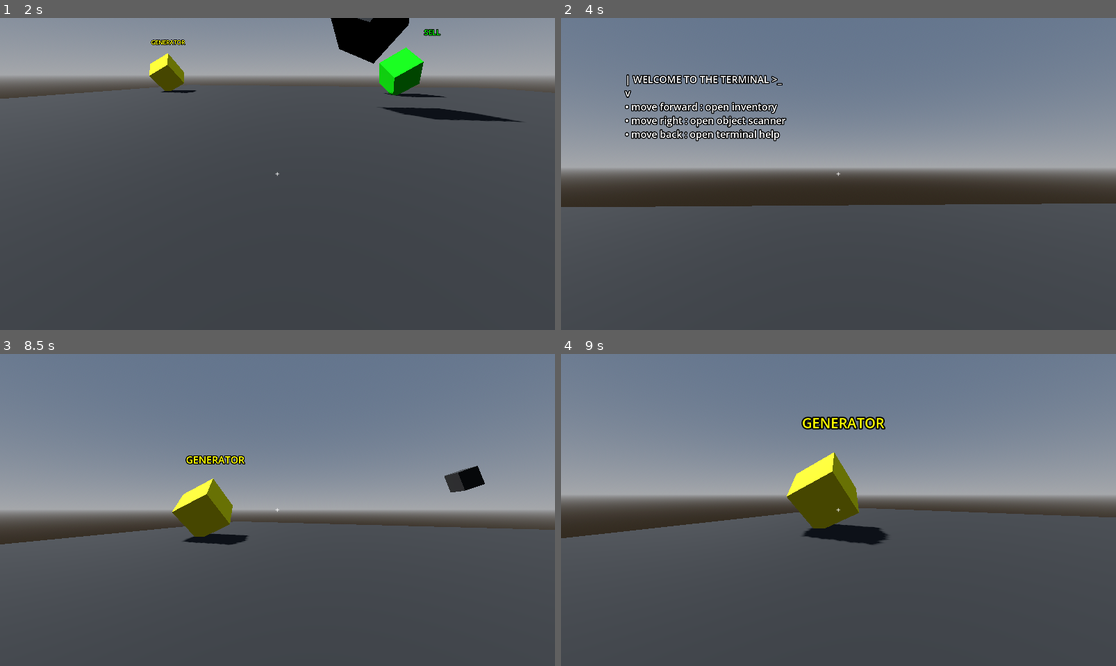
Above: before the commit, frames 1-4 (two rows, left to right).
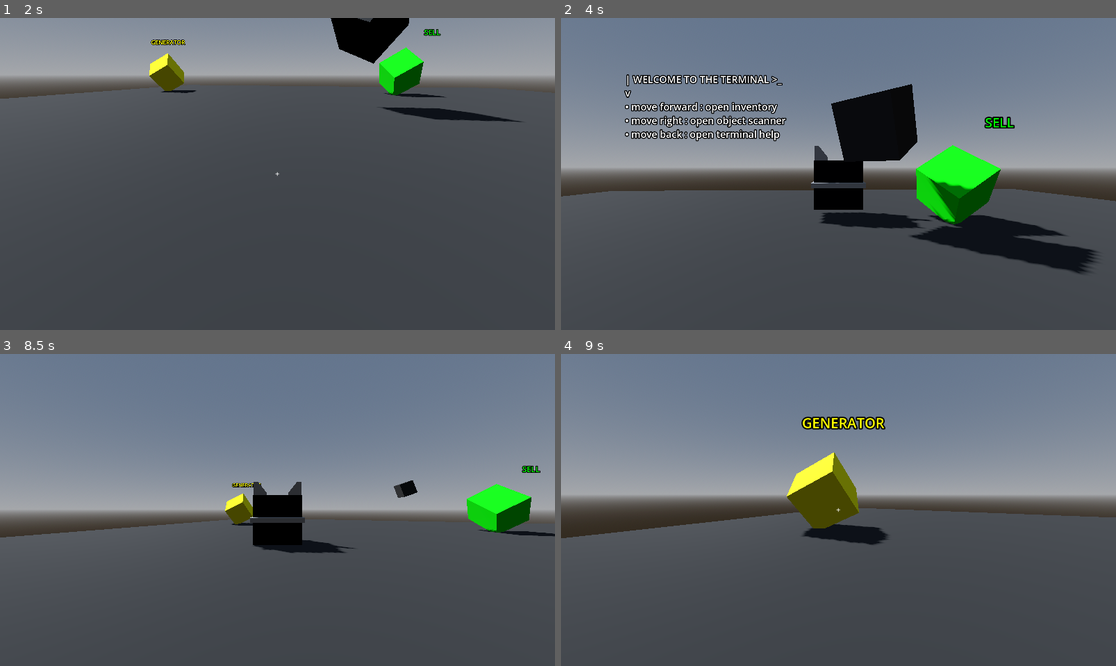
Above: after the commit, the same moments.

Repository: RazerSenta/MATEXT_Core
Game: Godot game, scene res://main_world.tscn
Two runs of this game, one before a commit and one after it. Both use one fixed random seed, a clock stepped at 60 frames per second and the inputs below.
Inputs (mouse positions are in pixels of both pictures, inside the frame that each line leads up to):
- Up to frame 1 (2 s): tap Enter (ui_accept) at 0.5, 0.77 s; move the mouse to (399, 158) at 0.52 s; hold Right (ui_right) 0.53-1.25 s; hold X (cursor_enable) 0.53-1.25 s; click (399, 158) at 0.6 s; drag from (166, 189) to (249, 236) at 1.27 s
- Up to frame 2 (4 s): tap Enter (ui_accept) at 2, 3.02, 3.77 s; move the mouse to (849, 167) at 2.02 s; hold Up (ui_up) from 2.03 s (still down); tap E (open_terminal) at 2.1 s; tap Shift (sprint) at 2.3, 2.85 s; move the mouse to (832, 180) at 2.77 s; tap C (zoom) at 3.05, 3.6 s; move the mouse to (877, 177) at 3.52 s; tap V (view_mode, bound only after the commit) at 3.8 s
- Up to frame 3 (8.5 s): move the mouse to (233, 506) at 4.27 s; tap V (view_mode, bound only after the commit) at 4.35, 8.3 s; tap Enter (ui_accept) at 4.52, 6.5, 6.77, 7.52 s; click (233, 506) at 4.55 s; move the mouse to (283, 510) at 5.02 s; hold X (cursor_enable) 5.03-5.75 s; click (283, 510) at 5.1 s; release Up (ui_up) at 5.75 s; tap R (respawn) at 5.75, 8 s; drag from (194, 432) to (166, 525) at 5.77 s; move the mouse to (305, 510) at 6.52 s; hold Up (ui_up) from 6.53 s (still down); tap E (open_terminal) at 6.6 s; tap Shift (sprint) at 6.8, 7.35 s; move the mouse to (249, 510) at 7.27 s; tap C (zoom) at 7.55, 8.1 s; move the mouse to (288, 503) at 8.02 s
- Up to frame 4 (9 s): move the mouse to (832, 516) at 8.77 s; release Up (ui_up) at 8.78 s; hold Left (ui_left) from 8.78 s (still down); tap V (view_mode, bound only after the commit) at 8.85 s

Frame 1 is identical in both runs. In frame 2, 14% of the frame differs, in the area x 0-100%, y 21-82%; in frame 3, 7.3%; in frame 4, nothing differs.

Commit message:
Add 3 features and Refactoring
add joystick, camera movement to mobile player, and camera mode third person

Diff:
--- a/matext-core/generator.gd
+++ b/matext-core/generator.gd
@@ -17,12 +17,12 @@
 		elif command == 'down':
 			while user.inventory['money'] > id['status']['upgrade_costs']:
 				upgrade(user)
-				return 'back_to_status'
+			return 'back_to_status'
 func upgrade(user):
+	user.inventory['money'] -= id['status']['upgrade_costs']
 	id['status']['level'] += 1
 	id['status']['items_per_tick'] *= 2
 	id['status']['upgrade_costs'] *= 2
-	user.inventory['money'] -= id['status']['upgrade_costs']
 	var text_label = str(id['status']['name']) + "\nLvl: " + str(id['status']['level'])
 	label.text = text_label
 
--- a/matext-core/main_world.tscn
+++ b/matext-core/main_world.tscn
@@ -74,35 +74,35 @@
 [node name="CollisionShape3D" type="CollisionShape3D" parent="player" unique_id=2036445492]
 shape = SubResource("BoxShape3D_gy3sr")
 
-[node name="MeshInstance3D" type="MeshInstance3D" parent="player/CollisionShape3D" unique_id=1729619725]
+[node name="cat" type="MeshInstance3D" parent="player/CollisionShape3D" unique_id=1729619725]
 material_override = SubResource("StandardMaterial3D_1lwx6")
 mesh = SubResource("BoxMesh_dsnr4")
 
-[node name="MeshInstance3D" type="MeshInstance3D" parent="player/CollisionShape3D/MeshInstance3D" unique_id=503866998]
+[node name="EarRight" type="MeshInstance3D" parent="player/CollisionShape3D/cat" unique_id=503866998]
 transform = Transform3D(1, 0, 0, 0, 1, 0, 0, 0, 1, 0.4, 0.5, -0.15)
 mesh = SubResource("BoxMesh_43o5b")
 
-[node name="MeshInstance3D" type="MeshInstance3D" parent="player/CollisionShape3D/MeshInstance3D/MeshInstance3D" unique_id=515525922]
+[node name="MeshInstance3D" type="MeshInstance3D" parent="player/CollisionShape3D/cat/EarRight" unique_id=515525922]
 transform = Transform3D(1, 0, 0, 0, 1, 0, 0, 0, 1, -0.05, 0.225, 0)
 mesh = SubResource("PrismMesh_43o5b")
 
-[node name="MeshInstance3D" type="MeshInstance3D" parent="player/CollisionShape3D/MeshInstance3D/MeshInstance3D/MeshInstance3D" unique_id=765483696]
+[node name="MeshInstance3D" type="MeshInstance3D" parent="player/CollisionShape3D/cat/EarRight/MeshInstance3D" unique_id=765483696]
 transform = Transform3D(1, 0, 0, 0, 1, 0, 0, 0, 1, 0.15, 0, 0)
 mesh = SubResource("BoxMesh_whfra")
 
-[node name="MeshInstance3D2" type="MeshInstance3D" parent="player/CollisionShape3D/MeshInstance3D" unique_id=960985450]
+[node name="EarLeft" type="MeshInstance3D" parent="player/CollisionShape3D/cat" unique_id=960985450]
 transform = Transform3D(1, 0, 0, 0, 1, 0, 0, 0, 1, -0.4, 0.5, -0.15)
 mesh = SubResource("BoxMesh_43o5b")
 
-[node name="MeshInstance3D" type="MeshInstance3D" parent="player/CollisionShape3D/MeshInstance3D/MeshInstance3D2" unique_id=627048807]
+[node name="MeshInstance3D" type="MeshInstance3D" parent="player/CollisionShape3D/cat/EarLeft" unique_id=627048807]
 transform = Transform3D(1, 0, 0, 0, 1, 0, 0, 0, 1, 0.05, 0.225, 0)
 mesh = SubResource("PrismMesh_3etub")
 
-[node name="MeshInstance3D" type="MeshInstance3D" parent="player/CollisionShape3D/MeshInstance3D/MeshInstance3D2/MeshInstance3D" unique_id=875582346]
+[node name="MeshInstance3D" type="MeshInstance3D" parent="player/CollisionShape3D/cat/EarLeft/MeshInstance3D" unique_id=875582346]
 transform = Transform3D(1, 0, 0, 0, 1, 0, 0, 0, 1, -0.15, 0, 0)
 mesh = SubResource("BoxMesh_whfra")
 
-[node name="miaw" type="MeshInstance3D" parent="player/CollisionShape3D/MeshInstance3D" unique_id=1717377284]
+[node name="miaw" type="MeshInstance3D" parent="player/CollisionShape3D/cat" unique_id=1717377284]
 transform = Transform3D(1.1, 0, 0, 0, 0.1, 0, 0, 0, 1.1, 0, 0, 0)
 mesh = SubResource("BoxMesh_3etub")
 
@@ -111,8 +111,8 @@
 
 [node name="Camera3D" type="Camera3D" parent="player/cameraHandle" unique_id=1913149938]
 
-[node name="terminalDisplay" type="Label3D" parent="player/cameraHandle" unique_id=1795252119]
-transform = Transform3D(0.3, 0, 0, 0, 0.3, 0, 0, 0, 0.3, -1.05, 0.5, -1)
+[node name="terminalDisplay" type="Label3D" parent="player/cameraHandle/Camera3D" unique_id=1795252119]
+transform = Transform3D(0.3, 0, 0, 0, 0.29999998, 0, 0, 0, 0.29999998, -1.05, 0.5, -1)
 horizontal_alignment = 0
 vertical_alignment = 0
 
@@ -121,16 +121,16 @@
 target_position = Vector3(0, 0, -20)
 collide_with_areas = true
 
-[node name="CanvasLayer" type="CanvasLayer" parent="player" unique_id=22412450]
-
-[node name="crosshair" type="CenterContainer" parent="player/CanvasLayer" unique_id=671259685]
+[node name="screen" type="CanvasLayer" parent="player" unique_id=22412450]
+
+[node name="crosshair" type="CenterContainer" parent="player/screen" unique_id=671259685]
 anchors_preset = 15
 anchor_right = 1.0
 anchor_bottom = 1.0
 grow_horizontal = 2
 grow_vertical = 2
 
-[node name="Label" type="Label" parent="player/CanvasLayer/crosshair" unique_id=58249633]
+[node name="Label" type="Label" parent="player/screen/crosshair" unique_id=58249633]
 layout_mode = 2
 text = "+"
 
--- a/matext-core/player.gd
+++ b/matext-core/player.gd
@@ -4,26 +4,38 @@
 const SPEED = 5.0
 const JUMP_VELOCITY = 4.5
 @onready var camera_handle = $cameraHandle
-@onready var terminal_display = $cameraHandle/terminalDisplay
+@onready var terminal_display = $cameraHandle/Camera3D/terminalDisplay
 @onready var ray = $cameraHandle/RayCast3D
 @onready var camera_set = $cameraHandle/Camera3D
-@onready var crosshair = $CanvasLayer/crosshair
-@onready var miaw = $CollisionShape3D/MeshInstance3D/miaw
+@onready var crosshair = $screen/crosshair
+@onready var miaw = $CollisionShape3D/cat/miaw
 var camera_dir = Vector3.ZERO
+var camera_mode_dir = Vector3.ZERO
 var camera_sens = 0.2
 var camera_fov = 75
 var camera_fov_zoom = 10
 var camera_move = true
+var camera_mode = 0
+
 var player_sprint = false
 var player_zoom = false
 var inventory = {'money':200}
 
-var ray_id_get = {}
-var ray_object = ''
-
+#variable for mobile joystick and screen touch
+var joystick_direction = Vector2.ZERO
+var joystick_center = Vector2.ZERO
+var joystick_active = false
+var joystick_touch = -1
+var camera_touch = -1
+
+#variable for save status and name from object scanner
+var scanner_id_get = {}
+var scanner_object = ''
+
+#wow terminal
+var terminal_costum_display = ''
 var terminal_open = ''
 var terminal_on = false
-var terminal_costum_display = ''
 var terminal_menu = {
 	'move forward' : 'open inventory',
 	'move right' : 'open object scanner',
@@ -36,50 +48,21 @@
 	'press [Alt+q]' : 'exit the game',
 	'hold [x]' : 'enable cursor'}
 
-#main terminal system
-func terminal():
-	if terminal_on:
-
-		if terminal_open == 'inventory':
-			#inventory run in _process()
-			pass
-
-		elif terminal_open == 'object_scanner':
-			ray_scanner()
-			terminal_display.text = json_conv("OBJECT SCANNER", ray_id_get['status'] if 'status' in ray_id_get else '') + ('\n________________________________,,,\n' + '• press the object to enter its terminal' if 'menu' and 'status' in ray_id_get else '')
-			terminal_open = 'terminal_access' if 'menu' in ray_id_get and Input.is_action_just_pressed("click") else 'object_scanner'
-
-		elif terminal_open == 'help':
-			terminal_display.text = json_conv("TERMINAL HELP", terminal_help)
-
-		elif terminal_open == 'terminal_access':
-			terminal_display.text = json_conv("TERMINAL ACCESS", ray_id_get['menu'])
-			if ray_object.has_method('terminal'):
-				var output = ray_object.terminal(get_input_direction(), self)
-				if output:
-					if output == 'back_to_status':
-						terminal_open = 'object_status'
-					elif 'display: ' in output:
-						terminal_costum_display = output.replace('display: ', '')
-						terminal_open = 'display_costum'
-
-		elif terminal_open == 'object_status':
-			terminal_display.text = json_conv("OBJECT STATUS", ray_id_get['status'] if 'status' in ray_id_get else '')
-
-		elif terminal_open == 'display_costum':
-			terminal_display.text = terminal_costum_display
-		else:
-			terminal_display.text = json_conv('WELCOME TO THE TERMINAL', terminal_menu)
-			terminal_input()
-	else:
-		terminal_display.text = ''
-		terminal_open = 'menu'
-
-
-func terminal_inventory():
-	if terminal_open == 'inventory':
-		terminal_display.text = json_conv("INVENTORY", inventory)
-func terminal_input():
+func json_conv(title, data):
+	var output = ['| ', title, ' >_\nv\n']
+	for item in data:
+		output.append('• ' + item + ' : ' + str(data[item]) + '\n')
+	return ''.join(output)
+func get_input_direction():
+	if Input.is_action_just_pressed("ui_left"):
+		return 'left'
+	elif Input.is_action_just_pressed("ui_right"):
+		return 'right'
+	elif Input.is_action_just_pressed("ui_up"):
+		return 'up'
+	elif Input.is_action_just_pressed("ui_down"):
+		return 'down'
+func get_input_terminal():
 	if Input.is_action_just_pressed("ui_up"):
 		terminal_open = 'inventory'
 	elif Input.is_action_just_pressed("ui_right"):
@@ -88,22 +71,7 @@
 		terminal_open = 'help'
 	elif Input.is_action_just_pressed("click"):
 		terminal_open = 'terminal_area'
-
-func ray_scanner():
-	if ray.is_colliding():
-		ray_object = ray.get_collider()
-		if ray.get_collider():
-			ray_id_get = ray.get_collider().id if 'id' in ray.get_collider() else {}
-		else:
-			ray_id_get = {}
-	else:
-		ray_id_get = {}
-func json_conv(title, data):
-	var output = ['| ', title, ' >_\nv\n']
-	for item in data:
-		output.append('• ' + item + ' : ' + str(data[item]) + '\n')
-	return ''.join(output)
-func player_press_button():
+func get_input_action():
 	if Input.is_action_just_pressed("sprint"):
 		player_sprint = !player_sprint
 	elif Input.is_action_just_pressed("open_terminal"):
@@ -114,51 +82,142 @@
 		get_tree().quit()
 	elif Input.is_action_just_pressed("zoom"):
 		player_zoom = !player_zoom
-		crosshair.visible = false if player_zoom else true
 		camera_set.fov = 10 if player_zoom else camera_fov
 		camera_sens = 0.05 if player_zoom else 0.2
-
-func get_input_direction():
-	if Input.is_action_just_pressed("ui_left"):
-		return 'left'
-	elif Input.is_action_just_pressed("ui_right"):
-		return 'right'
-	elif Input.is_action_just_pressed("ui_up"):
-		return 'up'
-	elif Input.is_action_just_pressed("ui_down"):
-		return 'down'
-func camera(event):
+	elif Input.is_action_just_pressed("view_mode"):
+		camera_mode += 1
+		if camera_mode == 1:
+			camera_set.position.z = 5
+			miaw.visible = true
+		elif camera_mode == 2:
+			camera_set.position.z = 0
+			camera_handle.rotation_degrees.y = 0
+			camera_mode = 0
+			miaw.visible = false
+
+func terminal_system():
+	if terminal_on:
+
+		if terminal_open == 'inventory':
+			#inventory run in _process()
+			pass
+
+		elif terminal_open == 'object_scanner':
+			if ray.is_colliding():
+				scanner_object = ray.get_collider()
+				if ray.get_collider():
+					scanner_id_get = ray.get_collider().id if 'id' in ray.get_collider() else {}
+				else:
+					scanner_id_get = {}
+			else:
+				scanner_id_get = {}
+			terminal_display.text = json_conv("OBJECT SCANNER", scanner_id_get['status'] if 'status' in scanner_id_get else '') + ('\n________________________________,,,\n' + '• press the object to enter its terminal' if 'menu' in scanner_id_get else '')
+			terminal_open = 'terminal_access' if 'menu' in scanner_id_get and Input.is_action_just_pressed("click") else 'object_scanner'
+
+		elif terminal_open == 'help':
+			terminal_display.text = json_conv("TERMINAL HELP", terminal_help)
+
+		elif terminal_open == 'terminal_access':
+			terminal_display.text = json_conv("TERMINAL ACCESS", scanner_id_get['menu'])
+			if scanner_object.has_method('terminal'):
+				var output = scanner_object.terminal(get_input_direction(), self)
+				if output:
+					if output == 'back_to_status':
+						terminal_open = 'object_status'
+					elif 'display: ' in output:
+						terminal_costum_display = output.replace('display: ', '')
+						terminal_open = 'display_costum'
+
+		elif terminal_open == 'object_status':
+			terminal_display.text = json_conv("OBJECT STATUS", scanner_id_get['status'] if 'status' in scanner_id_get else '')
+
+		elif terminal_open == 'display_costum':
+			terminal_display.text = terminal_costum_display
+		else:
+			terminal_display.text = json_conv('WELCOME TO THE TERMINAL', terminal_menu)
+			get_input_terminal()
+	else:
+		terminal_display.text = ''
+		terminal_open = 'menu'
+
+#func for mobile movement
+func joystick_and_camera(event):
+	if event is InputEventScreenTouch:
+		if event.pressed:
+			if event.position.x < get_viewport().size.x / 2:
+				joystick_touch = event.index
+				joystick_center = event.position
+			else:
+				camera_touch = event.index
+		else:
+			if event.index == joystick_touch:
+				joystick_direction = Vector2.ZERO
+				joystick_center = Vector2.ZERO
+				joystick_touch = -1
+			if event.index == camera_touch:
+				camera_touch = -1
+	if event is InputEventScreenDrag:
+		if event.index == joystick_touch:
+			joystick_direction = event.position - joystick_center
+		elif event.index == camera_touch:
+			camera_dir.x -= event.relative.y * camera_sens
+			camera_dir.y -= event.relative.x * camera_sens
+			camera_dir.x = clamp(camera_dir.x, -75, 80)
+
+func camera_input(event):
 	if camera_move and event is InputEventMouseMotion:
 		camera_dir.x -= event.relative.y * camera_sens
 		camera_dir.y -= event.relative.x * camera_sens
 		camera_dir.x = clamp(camera_dir.x, -75, 90)
+		camera_mode_dir.y -= event.relative.x * camera_sens
+		if camera_dir.y > 360 or camera_dir.y < -360:
+			camera_dir.y = 0
 	#sprint effect
 	if not player_zoom:
 		camera_set.fov = camera_fov + 10 if player_sprint and Input.is_action_pressed("ui_up") else camera_fov
-
+func camera():
+	if camera_move:
+		camera_handle.rotation_degrees.x = camera_dir.x
+		if camera_mode == 1:
+			if Input.is_action_pressed("ui_up"):
+				self.rotation_degrees.y = camera_dir.y
+				camera_mode_dir.y = 0
+				camera_handle.rotation_degrees.y = camera_mode_dir.y
+			else:
+				camera_handle.rotation_degrees.y = camera_mode_dir.y
+		else:
+			self.rotation_degrees.y = camera_dir.y
 func respawn_from_void():
 	if self.global_position.y <= -15.0 and camera_dir.x <= 10 and camera_dir.x >= -10:
 		self.global_position = Vector3(0, 100, 0)
 		velocity.y = -40
-func mouse():
+func cursor_visible():
 	camera_move = false if Input.is_action_pressed("cursor_enable") else true
-	crosshair.visible = false if Input.is_action_pressed("cursor_enable") or player_zoom else true
 	Input.mouse_mode = Input.MOUSE_MODE_VISIBLE if Input.is_action_pressed("cursor_enable") else Input.MOUSE_MODE_CAPTURED
+func crosshair_is_visible():
+	if Input.is_action_pressed("cursor_enable") or player_zoom:
+		crosshair.visible = false
+	elif player_zoom:
+		crosshair.visible = false
+	elif camera_mode == 1:
+		crosshair.visible = false
+	else:
+		crosshair.visible = true
 
 func _ready() -> void:
 	add_to_group("player")
 	miaw.visible = false
 func _input(event: InputEvent) -> void:
-	camera(event)
-	player_press_button()
+	camera_input(event)
+	get_input_action()
 	respawn_from_void()
-	mouse()
-	terminal()
+	crosshair_is_visible()
+	cursor_visible()
+	terminal_system()
 func _process(delta: float) -> void:
-	if camera_move:
-		camera_handle.rotation_degrees.x = camera_dir.x
-		self.rotation_degrees.y = camera_dir.y
-	terminal_inventory()
+	camera()
+	if terminal_open == 'inventory':
+		terminal_display.text = json_conv("INVENTORY", inventory)
 func _physics_process(delta: float) -> void:
 	# Add the gravity.
 	if not is_on_floor():
@@ -172,6 +231,7 @@
 	# As good practice, you should replace UI actions with custom gameplay actions.
 	var input_dir := Input.get_vector("ui_left", "ui_right", "ui_up", "ui_down")
 	var direction := (transform.basis * Vector3(input_dir.x, 0, input_dir.y)).normalized()
+
 	if direction:
 		velocity.x = direction.x * (SPRINT if player_sprint and Input.is_action_pressed("ui_up") else SPEED)
 		velocity.z = direction.z * (SPRINT if player_sprint and Input.is_action_pressed("ui_up") else SPEED)
--- a/matext-core/project.godot
+++ b/matext-core/project.godot
@@ -12,7 +12,7 @@
 
 config/name="MATEXT Core"
 run/main_scene="uid://by2x1hfhckvfh"
-config/features=PackedStringArray("4.6", "GL Compatibility")
+config/features=PackedStringArray("4.7", "GL Compatibility")
 config/icon="res://icon.svg"
 
 [input]
@@ -49,14 +49,19 @@
 , Object(InputEventKey,"resource_local_to_scene":false,"resource_name":"","device":-1,"window_id":0,"alt_pressed":false …(183 unchanged characters)…
 ]
 }
-sprint={
+open_terminal={
 "deadzone": 0.2,
-"events": [Object(InputEventKey,"resource_local_to_scene":fa …(140 unchanged characters)… d":false,"keycode":0,"physical_keycode":4194325,"key_label":0,"unicode":0,"location":0,"echo":false,"script":null)
+"events": [Object(InputEventKey,"resource_local_to_scene":fa …(140 unchanged characters)… d":false,"keycode":0,"physical_keycode":69,"key_label":0,"unicode":101,"location":0,"echo":false,"script":null)
 ]
 }
 cursor_enable={
 "deadzone": 0.2,
 "events": [Object(InputEventKey,"resource_local_to_scene":false,"resource_name":"","device":-1,"window_id":0,"alt_press …(192 unchanged characters)…
+]
+}
+sprint={
+"deadzone": 0.2,
+"events": [Object(InputEventKey,"resource_local_to_scene":false,"resource_name":"","device":-1,"window_id":0,"alt_pressed":false,"shift_pressed":false,"ctrl_pressed":false,"meta_pressed":false,"pressed":false,"keycode":0,"physical_keycode":4194325,"key_label":0,"unicode":0,"location":0,"echo":false,"script":null)
 ]
 }
 exit={
@@ -69,16 +74,6 @@
 "events": [Object(InputEventKey,"resource_local_to_scene":false,"resource_name":"","device":-1,"window_id":0,"alt_press …(192 unchanged characters)…
 ]
 }
-open_terminal={
-"deadzone": 0.2,
-"events": [Object(InputEventKey,"resource_local_to_scene":false,"resource_name":"","device":-1,"window_id":0,"alt_pressed":false,"shift_pressed":false,"ctrl_pressed":false,"meta_pressed":false,"pressed":false,"keycode":0,"physical_keycode":69,"key_label":0,"unicode":101,"location":0,"echo":false,"script":null)
-]
-}
-frezee={
-"deadzone": 0.2,
-"events": [Object(InputEventKey,"resource_local_to_scene":false,"resource_name":"","device":-1,"window_id":0,"alt_pressed":false,"shift_pressed":false,"ctrl_pressed":false,"meta_pressed":false,"pressed":false,"keycode":0,"physical_keycode":70,"key_label":0,"unicode":102,"location":0,"echo":false,"script":null)
-]
-}
 click={
 "deadzone": 0.2,
 "events": [Object(InputEventMouseButton,"resource_local_to_scene":false,"resource_name":"","device":-1,"window_id":0,"a …(258 unchanged characters)…
@@ -89,9 +84,9 @@
 "events": [Object(InputEventKey,"resource_local_to_scene":false,"resource_name":"","device":-1,"window_id":0,"alt_press …(191 unchanged characters)…
 ]
 }
-camera_change={
+view_mode={
 "deadzone": 0.2,
-"events": [Object(InputEventMouseButton,"resource_local_to_scene":false,"resource_name":"","device":-1,"window_id":0,"alt_pressed":false,"shift_pressed":false,"ctrl_pressed":false,"meta_pressed":false,"button_mask":256,"position":Vector2(322, 13),"global_position":Vector2(334, 73),"factor":1.0,"button_index":9,"canceled":false,"pressed":true,"double_click":false,"script":null)
+"events": [Object(InputEventKey,"resource_local_to_scene":false,"resource_name":"","device":-1,"window_id":0,"alt_pressed":false,"shift_pressed":false,"ctrl_pressed":false,"meta_pressed":false,"pressed":false,"keycode":0,"physical_keycode":86,"key_label":0,"unicode":118,"location":0,"echo":false,"script":null)
 ]
 }
 
--- a/matext-core/sell.gd
+++ b/matext-core/sell.gd
@@ -1,13 +1,12 @@
 extends Area3D
 
 @onready var this = $CollisionShape3D/MeshInstance3D
-var status = {
-	'name' : 'SELL',
-	'sell_materials': 15}
+var id = {
+	'status' : {'name' : 'SELL', 'sell_materials': 15} }
 
 func sell(player):
-	while player.inventory['materials'] > status['sell_materials']:
-		player.inventory['materials'] -= status['sell_materials']
+	while player.inventory['materials'] > id['status']['sell_materials']:
+		player.inventory['materials'] -= id['status']['sell_materials']
 		player.inventory['money'] += 1
 func _on_body_entered(body: Node3D) -> void:
 	if body.is_in_group("player"):
